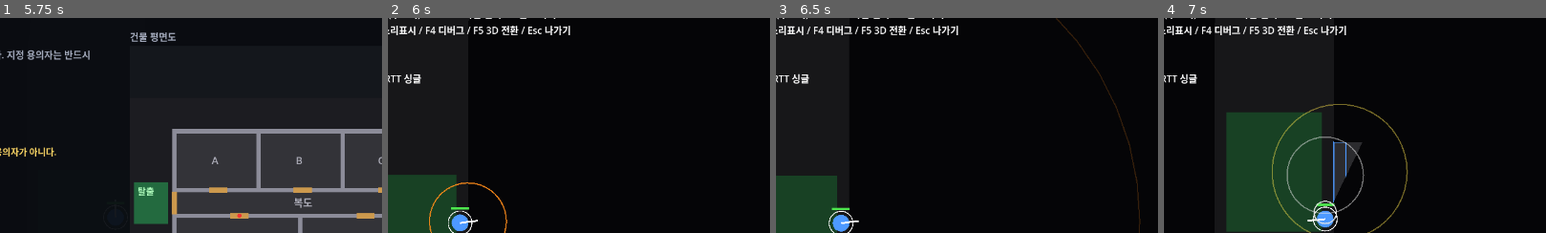
Above: before the commit, frames 1-4 (left to right).
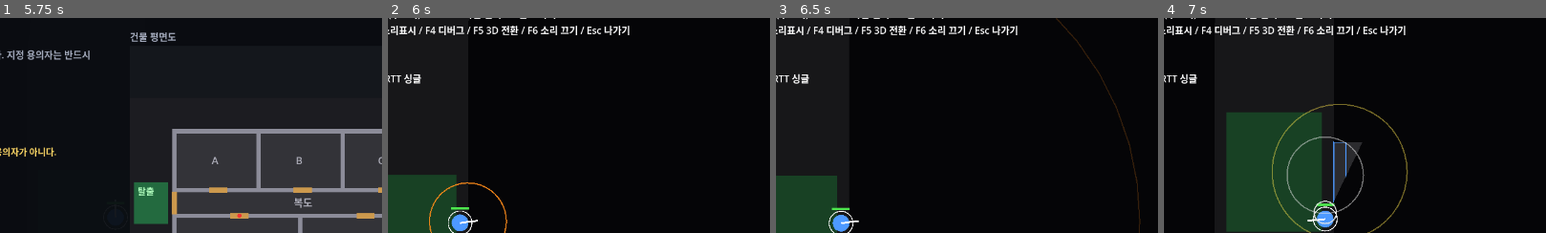
Above: after the commit, the same moments.

Repository: osm0401/TOPDOWN_RON
Game: Godot game, scene res://scenes/main.tscn
Same seed, same stepped clock (60 frames per second), same inputs: the game is played once before the commit and once after it.
Inputs (mouse positions are % of the whole screen's width and height, from its top left):
- Up to frame 1 (5.75 s): click (50, 63) at 0.52 s; type "12" at 0.6 s; click "락픽" at 1.25 s; click "테이저" at 2 s; click "난이도: 보통" at 2.75 s; click "비살상 소총" at 3.5 s; click "난이도: 어려움" at 4.25 s; click "혼자 하기" at 5 s
- Up to frame 2 (6 s): tap Enter at 5.75 s; move the mouse to (72, 45) at 5.77 s; hold D from 5.78 s (still down); tap F at 5.85 s; click (72, 45) at 5.92 s
- Up to frame 3 (6.5 s): keep holding D
- Up to frame 4 (7 s): move the mouse to (30, 55) at 6.52 s; release D at 6.53 s; hold S from 6.53 s (still down); tap E at 6.6 s; tap F at 6.8 s
The pictures show only the part of the screen within x 35-85%, y 4-54%; the shares and areas given below are measured in that part.

Frame 1 is identical in both runs. In frame 2, 0.6% of the frame differs, in the area x 37-64%, y 3-8%; in frame 3, 0.6%; in frame 4, 0.6%.

Commit message:
feat: placeholder sound effects synthesized in code
No audio files and nothing downloaded: SfxSynth (pure DSP) builds the sounds
as AudioStreamWAV at startup (~0.4 s, cached per process).
- rifle and pistol shots, footsteps, door open / ajar / kick, taser, shout,
  scream, siren, reload, body hit, officer hurt, room hum loop
- GameAudio plays them for the local officer with the same SoundProp rules
  the NPCs use (distance, walls, closed and ajar doors); sounds behind a
  wall or closed door go through a low-pass bus, position pans left/right
- Sfx bus with light reverb, master limiter, F6 mutes
- values in data/audio.json (temporary)
- works with both the 2D and the 3D view

Tests: 14 synth checks (audible, unclipped, deterministic, seamless loop)
and 7 hearing checks (clear, out of reach, wall, closed door, buses).
Decisions #88-92.

Co-Authored-By: Claude Sonnet 5.5 <noreply@anthropic.com>

Diff:
--- /dev/null
+++ b/data/audio.json
@@ -0,0 +1,17 @@
+{
+  "_note": "PROTOTYPE/TUNING: 임시값. 코드로 합성한 임시 효과음의 음량(dB)과 거리 설정. 소리가 닿는 거리는 tuning.json의 sound_radius를 그대로 쓴다.",
+  "sfx_db": 0.0,
+  "ambient_db": -30.0,
+  "muffle_hz": 700.0,
+  "own_footstep_db": -9.0,
+  "min_loudness": 0.03,
+  "kind_db": {
+    "footstep": -10.0, "gunshot": 0.0, "door": -4.0, "kick": 0.0, "voice": -6.0,
+    "scream": -3.0, "taser": -4.0, "door_ajar": -14.0, "siren": -6.0
+  },
+  "extra": {
+    "reload": {"radius": 250.0, "db": -8.0},
+    "hit": {"radius": 350.0, "db": -3.0},
+    "hurt_db": -2.0
+  }
+}
--- /dev/null
+++ b/src/core/sfx_synth.gd
@@ -0,0 +1,273 @@
+class_name SfxSynth
+extends RefCounted
+## PLACEHOLDER procedural sound effects: no audio files, nothing downloaded. Mono 16-bit PCM.
+## Pure DSP, deterministic for a given seed. Swap for recorded audio later by replacing the
+## streams GameAudio loads; callers only see AudioStreamWAV.
+
+const RATE := 22050
+
+
+# ---- DSP helpers --------------------------------------------------------------
+
+static func _buf(seconds: float) -> PackedFloat32Array:
+	var b := PackedFloat32Array()
+	b.resize(int(seconds * RATE))
+	return b
+
+
+static func _white(seconds: float, seed_: int) -> PackedFloat32Array:
+	var rng := RandomNumberGenerator.new()
+	rng.seed = seed_
+	var b := _buf(seconds)
+	for i in b.size():
+		b[i] = rng.randf() * 2.0 - 1.0
+	return b
+
+
+static func _lowpass(b: PackedFloat32Array, fc: float) -> PackedFloat32Array:
+	var a := 1.0 - exp(-TAU * fc / float(RATE))
+	var o := PackedFloat32Array()
+	o.resize(b.size())
+	var y := 0.0
+	for i in b.size():
+		y += a * (b[i] - y)
+		o[i] = y
+	return o
+
+
+static func _highpass(b: PackedFloat32Array, fc: float) -> PackedFloat32Array:
+	var lp := _lowpass(b, fc)
+	var o := PackedFloat32Array()
+	o.resize(b.size())
+	for i in b.size():
+		o[i] = b[i] - lp[i]
+	return o
+
+
+## Two-pole resonator (a vocal-tract formant or a metallic ring).
+static func _resonate(b: PackedFloat32Array, f: float, bw: float) -> PackedFloat32Array:
+	var r := exp(-PI * bw / float(RATE))
+	var c1 := 2.0 * r * cos(TAU * f / float(RATE))
+	var c2 := -r * r
+	var o := PackedFloat32Array()
+	o.resize(b.size())
+	var y1 := 0.0
+	var y2 := 0.0
+	for i in b.size():
+		var y := (1.0 - r) * b[i] + c1 * y1 + c2 * y2
+		y2 = y1
+		y1 = y
+		o[i] = y
+	return o
+
+
+## Exponential fade, in place.
+static func _decay(b: PackedFloat32Array, tau: float) -> void:
+	var k := exp(-1.0 / (float(RATE) * tau))
+	var g := 1.0
+	for i in b.size():
+		b[i] *= g
+		g *= k
+
+
+## Adds src into dst starting at at_s seconds.
+static func _mix(dst: PackedFloat32Array, src: PackedFloat32Array, at_s: float, gain := 1.0) -> void:
+	var o := int(at_s * RATE)
+	for i in src.size():
+		if o + i >= dst.size():
+			break
+		dst[o + i] += src[i] * gain
+
+
+## Sine sweep from f_hi down to f_lo, decaying: the body of a hit, kick or shot.
+static func _thump(seconds: float, f_lo: float, f_hi: float, sweep_tau: float, tau: float) -> PackedFloat32Array:
+	var o := _buf(seconds)
+	var phase := 0.0
+	for i in o.size():
+		var t := float(i) / RATE
+		phase += TAU * (f_lo + (f_hi - f_lo) * exp(-t / sweep_tau)) / RATE
+		o[i] = sin(phase) * exp(-t / tau)
+	return o
+
+
+## Soft-clips, normalizes to `peak` and wraps the samples in an AudioStreamWAV.
+static func _stream(b: PackedFloat32Array, drive := 1.0, peak := 0.9, loop := false) -> AudioStreamWAV:
+	var n := b.size()
+	var mx := 0.0001
+	for i in n:
+		b[i] = tanh(b[i] * drive)
+		mx = maxf(mx, absf(b[i]))
+	var data := PackedByteArray()
+	data.resize(n * 2)
+	var g := peak / mx
+	for i in n:
+		data.encode_s16(i * 2, int(clampf(b[i] * g, -1.0, 1.0) * 32767.0))
+	var s := AudioStreamWAV.new()
+	s.format = AudioStreamWAV.FORMAT_16_BITS
+	s.mix_rate = RATE
+	s.stereo = false
+	s.data = data
+	if loop:
+		s.loop_mode = AudioStreamWAV.LOOP_FORWARD
+		s.loop_begin = 0
+		s.loop_end = n
+	return s
+
+
+# ---- sounds -------------------------------------------------------------------
+
+static func gunshot(seed_: int, rifle: bool) -> AudioStreamWAV:
+	var len_s := 1.0 if rifle else 0.6
+	var crack := _white(len_s, seed_)
+	_decay(crack, 0.010 if rifle else 0.007)
+	var body := _lowpass(_white(len_s, seed_ + 101), 2200.0 if rifle else 3000.0)
+	_decay(body, 0.045 if rifle else 0.03)
+	var tail := _lowpass(_white(len_s, seed_ + 202), 600.0)  # room reverb stand-in
+	_decay(tail, 0.28 if rifle else 0.16)
+	var thump := _thump(len_s, 50.0, 200.0 if rifle else 270.0, 0.04, 0.09)
+	var out := _buf(len_s)
+	for i in out.size():
+		out[i] = crack[i] * 0.8 + body[i] * 1.6 + tail[i] * 1.2 + thump[i]
+	return _stream(out, 1.8, 0.95)
+
+
+static func footstep(seed_: int) -> AudioStreamWAV:
+	var step := _lowpass(_white(0.2, seed_), 480.0 + float(seed_ % 4) * 130.0)
+	_decay(step, 0.035)
+	var click := _highpass(_white(0.2, seed_ + 7), 2500.0)
+	_decay(click, 0.004)
+	var out := _buf(0.2)
+	for i in out.size():
+		out[i] = step[i] * 2.2 + click[i] * 0.35
+	return _stream(out, 1.0, 0.7)
+
+
+## Creaking hinge swell with a latch click and a soft settle.
+static func door(seed_: int, seconds: float, peak: float) -> AudioStreamWAV:
+	var out := _buf(seconds)
+	var phase := 0.0
+	for i in out.size():
+		var t := float(i) / RATE
+		phase = fposmod(phase + (140.0 + 90.0 * sin(PI * t / seconds) + 20.0 * sin(TAU * 7.0 * t)) / RATE, 1.0)
+		out[i] = (phase * 2.0 - 1.0) * sin(PI * t / seconds) * 0.5
+	out = _lowpass(out, 700.0)
+	var latch := _highpass(_white(0.05, seed_), 1500.0)
+	_decay(latch, 0.006)
+	_mix(out, latch, 0.0, 0.8)
+	_mix(out, _thump(0.2, 60.0, 90.0, 0.05, 0.06), maxf(seconds - 0.18, 0.0), 0.5)
+	return _stream(out, 1.5, peak)
+
+
+static func kick(seed_: int) -> AudioStreamWAV:
+	var out := _thump(0.8, 32.0, 110.0, 0.05, 0.12)
+	var crack := _highpass(_lowpass(_white(0.8, seed_), 4000.0), 800.0)
+	_decay(crack, 0.02)
+	var rattle := _lowpass(_white(0.8, seed_ + 5), 1800.0)
+	for i in rattle.size():
+		rattle[i] *= 0.5 + 0.5 * signf(sin(TAU * 35.0 * float(i) / RATE))
+	_decay(rattle, 0.18)
+	for i in out.size():
+		out[i] += crack[i] * 0.9
+	_mix(out, rattle, 0.03, 0.5)
+	return _stream(out, 2.2, 0.95)
+
+
+static func taser(seed_: int) -> AudioStreamWAV:
+	var n := _highpass(_white(0.9, seed_), 1800.0)
+	for i in n.size():
+		var t := float(i) / RATE
+		var gate := 1.0 if fposmod(t * 32.0, 1.0) < 0.35 else 0.0
+		n[i] = n[i] * gate * (1.0 if t < 0.7 else maxf(0.0, 1.0 - (t - 0.7) / 0.2)) + sin(TAU * 3800.0 * t) * 0.08
+	return _stream(n, 1.5, 0.8)
+
+
+## Shouted vowel: glottal pulses through three formants. f0 ~110 Hz deep voice, ~450 Hz scream.
+static func shout(seed_: int, f0: float, seconds: float, harsh: float) -> AudioStreamWAV:
+	var src := _buf(seconds)
+	var breath := _white(seconds, seed_)
+	var phase := 0.0
+	for i in src.size():
+		var t := float(i) / RATE
+		var f := f0 * (1.0 + 0.03 * sin(TAU * 5.5 * t)) * (1.0 + 0.15 * exp(-t / 0.08))
+		phase = fposmod(phase + f / RATE, 1.0)
+		src[i] = pow(1.0 - phase, 3.0) * 2.0 - 0.5 + breath[i] * 0.06 * harsh
+	var a := _resonate(src, 800.0, 90.0)
+	var b := _resonate(src, 1200.0, 110.0)
+	var c := _resonate(src, 2800.0, 170.0)
+	var out := _buf(seconds)
+	for i in out.size():
+		var t := float(i) / RATE
+		var env := minf(t / 0.03, 1.0) * clampf((seconds - t) / 0.15, 0.0, 1.0)
+		out[i] = (a[i] + b[i] * 0.6 + c[i] * 0.25) * env
+	return _stream(out, 1.0 + harsh, 0.85)
+
+
+static func siren() -> AudioStreamWAV:
+	var out := _buf(2.2)
+	var phase := 0.0
+	for i in out.size():
+		var t := float(i) / RATE
+		phase = fposmod(phase + (850.0 + 350.0 * sin(TAU * 0.45 * t)) / RATE, 1.0)
+		out[i] = tanh(3.0 * sin(TAU * phase)) * minf(t / 0.1, 1.0) * clampf((2.2 - t) / 0.2, 0.0, 1.0)
+	return _stream(_lowpass(out, 2500.0), 1.0, 0.6)
+
+
+## Magazine out, slide rasp, magazine in.
+static func reload_sound(seed_: int) -> AudioStreamWAV:
+	var out := _buf(1.0)
+	var click := _highpass(_white(0.08, seed_), 2000.0)
+	_decay(click, 0.006)
+	_mix(out, click, 0.0, 0.8)
+	var rasp := _lowpass(_white(0.2, seed_ + 3), 3000.0)
+	for i in rasp.size():
+		rasp[i] *= sin(PI * float(i) / rasp.size())
+	_mix(out, rasp, 0.40, 0.5)
+	var click2 := _highpass(_white(0.08, seed_ + 9), 1500.0)
+	_decay(click2, 0.008)
+	_mix(out, click2, 0.72, 1.0)
+	_mix(out, _thump(0.12, 90.0, 140.0, 0.02, 0.04), 0.72, 0.5)
+	return _stream(out, 1.2, 0.7)
+
+
+## Bullet into a body.
+static func hit(seed_: int) -> AudioStreamWAV:
+	var out := _thump(0.25, 55.0, 120.0, 0.05, 0.06)
+	var flesh := _lowpass(_white(0.25, seed_), 900.0)
+	_decay(flesh, 0.03)
+	for i in out.size():
+		out[i] += flesh[i] * 1.5
+	return _stream(out, 1.6, 0.85)
+
+
+## The local officer is hit: heavy thud, a grunt and a short noise burst.
+static func hurt(seed_: int) -> AudioStreamWAV:
+	var out := _thump(0.5, 45.0, 110.0, 0.06, 0.12)
+	var burst := _lowpass(_white(0.5, seed_), 1200.0)
+	_decay(burst, 0.05)
+	for i in out.size():
+		out[i] += burst[i] * 1.2
+	var g := shout(seed_, 120.0, 0.3, 1.0).data
+	var grunt := PackedFloat32Array()
+	grunt.resize(g.size() / 2)
+	for i in grunt.size():
+		grunt[i] = float(g.decode_s16(i * 2)) / 32768.0
+	_mix(out, grunt, 0.02, 0.5)
+	return _stream(out, 1.4, 0.9)
+
+
+## Low room tone: mains hum plus rumble. Loops seamlessly (whole cycles + crossfaded noise).
+static func hum() -> AudioStreamWAV:
+	var n := 4.0
+	var xf := 0.15
+	var noise := _lowpass(_white(n + xf, 5), 220.0)
+	var out := _buf(n)
+	var count := out.size()
+	var fade := int(xf * RATE)
+	for i in count:
+		var t := float(i) / RATE
+		var w := noise[i]
+		if i < fade:
+			var a := float(i) / fade
+			w = noise[i] * a + noise[count + i] * (1.0 - a)
+		out[i] = sin(TAU * 50.0 * t) * 0.5 + sin(TAU * 100.0 * t) * 0.2 + sin(TAU * 150.0 * t) * 0.05 + w * 3.0
+	return _stream(out, 1.0, 0.6, true)
--- /dev/null
+++ b/src/game/game_audio.gd
@@ -0,0 +1,176 @@
+class_name GameAudio
+extends Node
+## Plays the synthesized placeholder sounds (SfxSynth) for NetWorld events, heard from the
+## local officer. Loudness uses the same SoundProp rules as the NPC hearing (distance,
+## walls, closed and ajar doors); sounds behind something solid go through a low-pass bus.
+## F6 mutes. Presentation only: it reads world state and signals.
+
+const BUS_SFX := "Sfx"
+const BUS_MUFFLED := "SfxMuffled"
+
+static var _cache: Dictionary = {}  ## synthesized once per process
+
+var world: NetWorld
+
+var _cfg: Dictionary = {}
+var _bank: Dictionary = {}
+var _enabled := DisplayServer.get_name() != "headless"
+var _listener: AudioListener2D
+var _rng := RandomNumberGenerator.new()
+var _reloading: Array[bool] = [false, false]
+
+
+func _ready() -> void:
+	_cfg = JsonData.load_dict("res://data/audio.json")
+	_setup_buses()
+	_listener = AudioListener2D.new()
+	add_child(_listener)
+	_listener.make_current()
+	if not _enabled:
+		return
+	_build_bank()
+	var amb := AudioStreamPlayer.new()
+	amb.stream = _bank["hum"][0]
+	amb.bus = BUS_SFX
+	amb.volume_db = float(_cfg["ambient_db"])
+	add_child(amb)
+	amb.play()
+	world.sound_emitted.connect(_on_sound)
+	world.shot_fired.connect(_on_shot)
+	world.damaged.connect(_on_damaged)
+
+
+func _unhandled_input(event: InputEvent) -> void:
+	if event is InputEventKey and event.pressed and not event.echo and event.physical_keycode == KEY_F6:
+		AudioServer.set_bus_mute(0, not AudioServer.is_bus_mute(0))
+		world.notice_emitted.emit(tr("소리 끔") if AudioServer.is_bus_mute(0) else tr("소리 켬"))
+
+
+func _process(_delta: float) -> void:
+	var me := world.display_pos(world.my_slot)
+	_listener.position = me
+	if not _enabled:
+		return
+	var extra: Dictionary = _cfg["extra"]["reload"]
+	for s in 2:
+		var ps := world.players[s]
+		if not ps.present or ps.weapons.size() <= ps.active:
+			continue
+		var r := ps.weapons[ps.active].reloading
+		if r and not _reloading[s]:
+			_play("reload", world.display_pos(s), float(extra["radius"]), float(extra["db"]))
+		_reloading[s] = r
+
+
+# ---- setup --------------------------------------------------------------------
+
+## Sfx bus (reverb) and SfxMuffled bus (low-pass, feeds Sfx); created once per process.
+func _setup_buses() -> void:
+	if AudioServer.get_bus_index(BUS_SFX) >= 0:
+		return
+	AudioServer.add_bus()
+	var sfx := AudioServer.bus_count - 1
+	AudioServer.set_bus_name(sfx, BUS_SFX)
+	AudioServer.set_bus_volume_db(sfx, float(_cfg["sfx_db"]))
+	var reverb := AudioEffectReverb.new()
+	reverb.room_size = 0.35
+	reverb.wet = 0.12
+	AudioServer.add_bus_effect(sfx, reverb)
+	AudioServer.add_bus()
+	var muffled := AudioServer.bus_count - 1
+	AudioServer.set_bus_name(muffled, BUS_MUFFLED)
+	AudioServer.set_bus_send(muffled, BUS_SFX)
+	var lp := AudioEffectLowPassFilter.new()
+	lp.cutoff_hz = float(_cfg["muffle_hz"])
+	AudioServer.add_bus_effect(muffled, lp)
+	if AudioServer.get_bus_effect_count(0) == 0:
+		AudioServer.add_bus_effect(0, AudioEffectLimiter.new())
+
+
+func _build_bank() -> void:
+	if _cache.is_empty():
+		var t0 := Time.get_ticks_msec()
+		_cache = {
+			"rifle": [SfxSynth.gunshot(1, true), SfxSynth.gunshot(2, true), SfxSynth.gunshot(3, true)],
+			"pistol": [SfxSynth.gunshot(4, false), SfxSynth.gunshot(5, false), SfxSynth.gunshot(6, false)],
+			"footstep": [SfxSynth.footstep(10), SfxSynth.footstep(11), SfxSynth.footstep(12), SfxSynth.footstep(13)],
+			"door": [SfxSynth.door(21, 0.6, 0.6), SfxSynth.door(22, 0.7, 0.6)],
+			"door_ajar": [SfxSynth.door(31, 0.35, 0.4)],
+			"kick": [SfxSynth.kick(41), SfxSynth.kick(42)],
+			"voice": [SfxSynth.shout(51, 100.0, 0.7, 0.5), SfxSynth.shout(52, 125.0, 0.6, 0.5), SfxSynth.shout(53, 150.0, 0.65, 0.5)],
+			"scream": [SfxSynth.shout(61, 380.0, 0.9, 2.0), SfxSynth.shout(62, 450.0, 1.0, 2.0)],
+			"taser": [SfxSynth.taser(71)],
+			"siren": [SfxSynth.siren()],
+			"reload": [SfxSynth.reload_sound(81), SfxSynth.reload_sound(82)],
+			"hit": [SfxSynth.hit(91), SfxSynth.hit(92)],
+			"hurt": [SfxSynth.hurt(95)],
+			"hum": [SfxSynth.hum()],
+		}
+		print("[audio] synthesized in %d ms" % (Time.get_ticks_msec() - t0))
+	_bank = _cache
+
+
+# ---- hearing ------------------------------------------------------------------
+
+## How a sound at `pos` arrives at `at`: loudness 0..1 (SoundProp rules) and whether a wall
+## or closed door is in the way (muffled).
+func hearing(pos: Vector2, at: Vector2, radius: float) -> Dictionary:
+	var blockers := world.level.blockers_between(at, pos)
+	return {
+		"loud": SoundProp.loudness(at.distance_to(pos), blockers, world.tuning["sound_penalty"], radius, 1.0),
+		"muffled": int(blockers["walls"]) + int(blockers["closed"]) > 0}
+
+
+func _play(key: String, pos: Vector2, radius: float, base_db: float) -> void:
+	var h := hearing(pos, world.display_pos(world.my_slot), radius)
+	var variants: Array = _bank.get(key, [])
+	if float(h["loud"]) < float(_cfg["min_loudness"]) or variants.is_empty():
+		return
+	var p := AudioStreamPlayer2D.new()
+	p.stream = variants[_rng.randi() % variants.size()]
+	p.position = pos
+	p.max_distance = 100000.0  # distance falloff comes from SoundProp, not the engine
+	p.volume_db = base_db + linear_to_db(pow(float(h["loud"]), 1.3))
+	p.pitch_scale = _rng.randf_range(0.94, 1.06)
+	p.bus = BUS_MUFFLED if h["muffled"] else BUS_SFX
+	p.finished.connect(p.queue_free)
+	add_child(p)
+	p.play()
+
+
+func _rifle_at(pos: Vector2) -> bool:
+	for ps in world.players:
+		if ps.present and ps.pos.distance_to(pos) < 40.0 and ps.weapon_kinds.size() > ps.active:
+			return ps.weapon_kinds[ps.active].begins_with("rifle")
+	return false  # NPC shooters carry pistols
+
+
+# ---- events -------------------------------------------------------------------
+
+func _on_sound(kind: int, pos: Vector2) -> void:
+	var nm: String = SoundProp.NAMES[kind]
+	var db := float(_cfg["kind_db"][nm])
+	var key := nm
+	if kind == SoundProp.Kind.GUNSHOT:
+		key = "rifle" if _rifle_at(pos) else "pistol"
+	elif kind == SoundProp.Kind.FOOTSTEP and pos.distance_to(world.display_pos(world.my_slot)) < 24.0:
+		db += float(_cfg["own_footstep_db"])  # your own steps sit under the room
+	_play(key, pos, float(world.tuning["sound_radius"][nm]), db)
+
+
+func _on_shot(_shooter: int, _from: Vector2, to: Vector2, hit_npc: bool) -> void:
+	if hit_npc:
+		var h: Dictionary = _cfg["extra"]["hit"]
+		_play("hit", to, float(h["radius"]), float(h["db"]))
+
+
+func _on_damaged(slot: int) -> void:
+	if slot != world.my_slot:
+		return
+	var p := AudioStreamPlayer.new()  # your own pain: not positional
+	p.stream = _bank["hurt"][0]
+	p.bus = BUS_SFX
+	p.volume_db = float(_cfg["extra"]["hurt_db"])
+	p.finished.connect(p.queue_free)
+	add_child(p)
+	p.play()
--- a/src/game/world_view.gd
+++ b/src/game/world_view.gd
@@ -81,6 +81,9 @@
 	_notice.size = Vector2(600, 40)
 	_notice.horizontal_alignment = HORIZONTAL_ALIGNMENT_CENTER
 	layer.add_child(_notice)
+	var audio := GameAudio.new()
+	audio.world = world
+	add_child(audio)
 	_set_3d(use_3d)
 
 
@@ -463,7 +466,7 @@
 	var rtt := tr("싱글") if world.solo else (tr("호스트") if world.is_host else "%d ms" % world.rtt_ms)
 	var lines := PackedStringArray()
 	lines.append(tr("WASD 이동 / 클릭 사격 / R 재장전 / Q 무기교체 / E 문·구속·락픽(누르기) / Shift+E 약간 열기 / X 발로 차기"))
-	lines.append(tr("C 문틈 카메라 / T 테이저 / F 손전등 / L 레이저 / 1~4 명령 / F3 소리표시 / F4 디버그 / F5 3D 전환 / Esc 나가기"))
+	lines.append(tr("C 문틈 카메라 / T 테이저 / F 손전등 / L 레이저 / 1~4 명령 / F3 소리표시 / F4 디버그 / F5 3D 전환 / F6 소리 끄기 / Esc 나가기"))
 	lines.append(tr("%s  %d / 예비 탄창 %d개 (%s) %s") % [WEAPON_NAMES[kind], w.current, w.spares.size(), spare, tr("[재장전 중]") if w.reloading else ""])
 	lines.append(tr("도구: %s   손전등 %s   레이저 %s") % [", ".join(tools), tr("켬") if me.flash else tr("끔"), tr("켬") if me.laser else tr("끔")])
 	lines.append(tr("체력 %d/%d%s   적: 구속 %d 사망 %d   민간인: 구속 %d 사망 %d   점수 %d   RTT %s") % [
--- a/tests/run_tests.gd
+++ b/tests/run_tests.gd
@@ -14,11 +14,37 @@
 	_test_brain()
 	_test_mission()
 	_test_clock_and_vote()
+	_test_sfx()
 	await _test_level()
 	await _test_level_doors()
 	await _test_director()
 	print("---- %s" % ("FAILED: %d" % _failed if _failed > 0 else "ALL PASSED"))
 	quit(1 if _failed > 0 else 0)
+
+
+func _test_sfx() -> void:
+	var t0 := Time.get_ticks_msec()
+	var streams := {
+		"rifle": SfxSynth.gunshot(1, true), "pistol": SfxSynth.gunshot(4, false), "footstep": SfxSynth.footstep(10),
+		"door": SfxSynth.door(21, 0.6, 0.6), "kick": SfxSynth.kick(41), "taser": SfxSynth.taser(71),
+		"shout": SfxSynth.shout(51, 100.0, 0.7, 0.5), "scream": SfxSynth.shout(61, 380.0, 0.9, 2.0),
+		"siren": SfxSynth.siren(), "reload": SfxSynth.reload_sound(81), "hit": SfxSynth.hit(91), "hurt": SfxSynth.hurt(95)}
+	print("sfx synth: %d sounds in %d ms" % [streams.size(), Time.get_ticks_msec() - t0])
+	for k in streams:
+		var s: AudioStreamWAV = streams[k]
+		var n := s.data.size() / 2
+		var peak := 0
+		for i in n:
+			peak = maxi(peak, absi(s.data.decode_s16(i * 2)))
+		_check(n > 1000 and peak > 8000 and peak <= 32767, "sfx %s has audible, unclipped samples" % k)
+	_check((streams["rifle"] as AudioStreamWAV).data.size() > (streams["pistol"] as AudioStreamWAV).data.size(), "rifle shot rings longer than a pistol shot")
+	_check(SfxSynth.gunshot(1, true).data == SfxSynth.gunshot(1, true).data, "same seed gives identical samples")
+	_check(SfxSynth.gunshot(1, true).data != SfxSynth.gunshot(2, true).data, "different seed gives a different shot")
+	var hum := SfxSynth.hum()
+	var count := hum.data.size() / 2
+	_check(hum.loop_mode == AudioStreamWAV.LOOP_FORWARD and hum.loop_end == count, "hum loops over its whole length")
+	var seam := absf(float(hum.data.decode_s16(0)) - float(hum.data.decode_s16((count - 1) * 2))) / 32768.0
+	_check(seam < 0.1, "hum loop seam is continuous")
 
 
 func _test_weapon() -> void:
--- a/tests/world_test.gd
+++ b/tests/world_test.gd
@@ -17,6 +17,7 @@
 	await _solo_tests()
 	await _stage5_tests()
 	await _view3d_tests()
+	await _audio_tests()
 	print("---- %s" % ("FAILED: %d" % _failed if _failed > 0 else "ALL PASSED"))
 	Engine.time_scale = 1.0
 	Session.leave()
@@ -573,3 +574,26 @@
 	_w.remove_child(v3)
 	v3.free()
 	_check(not _w.mouse_world.is_valid(), "removing the 3D view releases the aim hook")
+
+
+## Sound hearing for the local officer: same SoundProp rules as NPC hearing, muffled behind solids.
+func _audio_tests() -> void:
+	Session.host(true)
+	await _boot(true)
+	var au := GameAudio.new()
+	au.world = _w
+	_w.add_child(au)
+	await _frames(2)
+	_check(AudioServer.get_bus_index(GameAudio.BUS_SFX) >= 0 and AudioServer.get_bus_index(GameAudio.BUS_MUFFLED) >= 0, "sound buses exist")
+	var near := au.hearing(Vector2(300, 500), Vector2(260, 500), 120.0)
+	_check(float(near["loud"]) > 0.6 and not near["muffled"], "a footstep 40 px away is loud and clear")
+	_check(float(au.hearing(Vector2(900, 500), Vector2(260, 500), 120.0)["loud"]) == 0.0, "a footstep beyond its radius is silent")
+	var clear := au.hearing(Vector2(500, 500), Vector2(300, 500), 600.0)  # 200 px along the open corridor
+	var walled := au.hearing(Vector2(300, 300), Vector2(300, 500), 600.0)  # 200 px but through a wall into room A
+	_check(not clear["muffled"] and walled["muffled"], "a wall in the way muffles the sound")
+	_check(float(walled["loud"]) < float(clear["loud"]), "the wall also makes it quieter")
+	_check(_w.level.get_door_state(1) == Level.DoorState.CLOSED, "test door starts closed")
+	var door := au.hearing(Vector2(820, 300), Vector2(820, 500), 600.0)  # through the closed door of room B
+	_check(door["muffled"] and float(door["loud"]) < float(clear["loud"]), "a closed door muffles and quiets the sound")
+	_w.remove_child(au)
+	au.free()
Not shown, added: src/core/sfx_synth.gd.uid
Not shown, added: src/game/game_audio.gd.uid
Not shown, changed: docs/decisions-01.md
